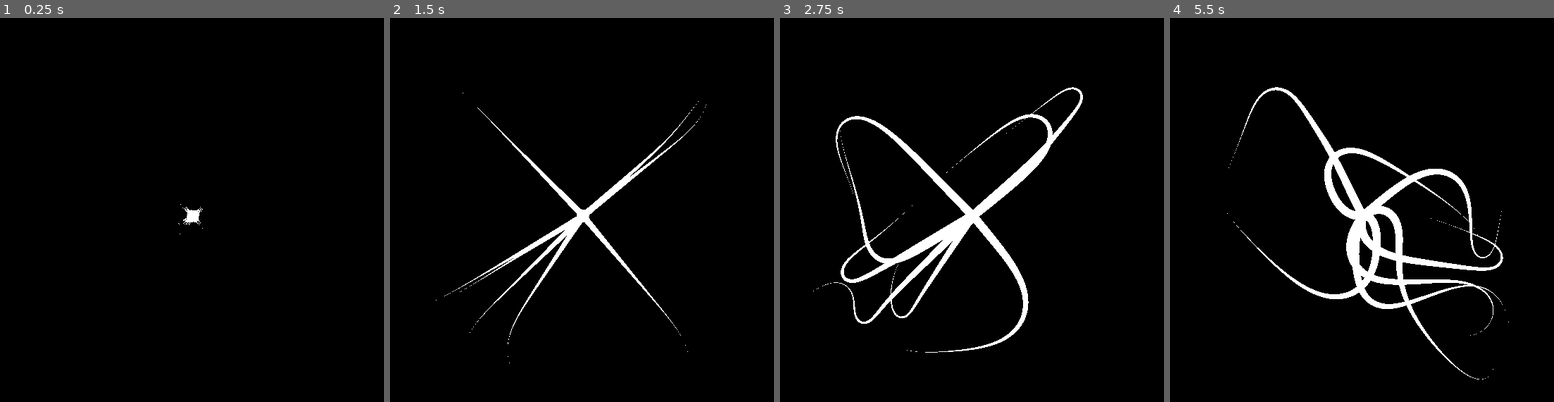
Above: before the commit, frames 1-4 (left to right).
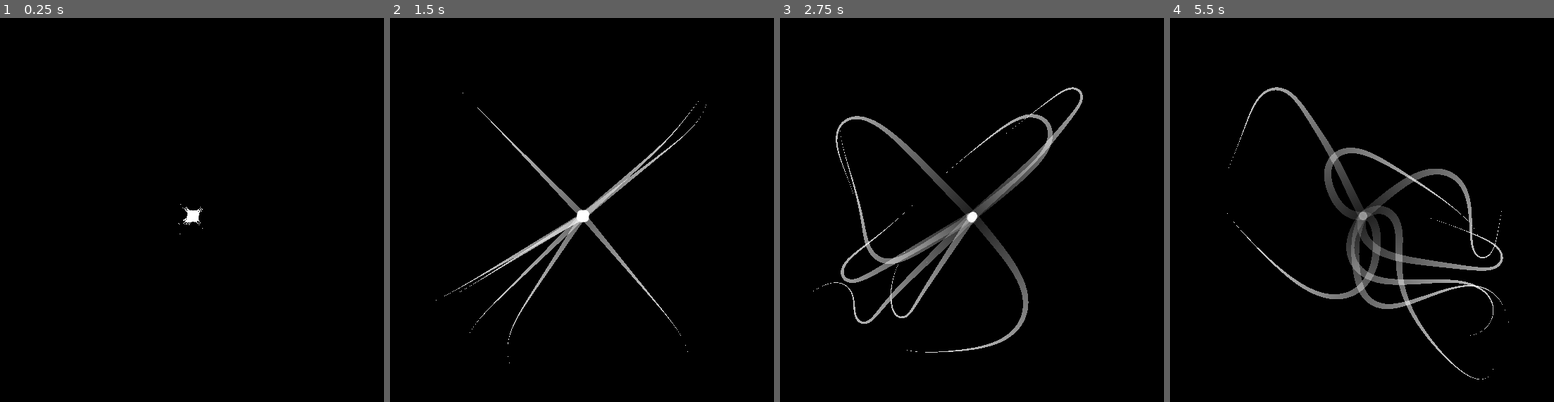
Above: after the commit, the same moments.

Repository: Totobird-Creations/Inverse-Kinematics-Experiment
Game: Godot game, scene res://main.tscn
The game is run twice, just before and just after one commit, with the same random seed, the same clock (stepped at 60 frames per second) and the same inputs.
Inputs (mouse positions are in pixels of both pictures, inside the frame that each line leads up to):
- Up to frame 1 (0.25 s): no input
- Up to frame 2 (1.5 s): move the mouse to (701, 190) at 0.52 s; click (701, 190) at 0.67 s; move the mouse to (474, 244) at 1.27 s; click (474, 244) at 1.42 s
- Up to frame 3 (2.75 s): move the mouse to (1025, 98) at 2.02 s; click (1025, 98) at 2.17 s
- Up to frame 4 (5.5 s): move the mouse to (1335, 325) at 2.77 s; click (1335, 325) at 2.92 s; move the mouse to (1527, 298) at 3.52 s; click (1527, 298) at 3.67 s; move the mouse to (1200, 133) at 4.27 s; click (1200, 133) at 4.42 s; move the mouse to (1388, 217) at 5.02 s; click (1388, 217) at 5.17 s

The runs differ from the first frame. In frame 1, less than 0.1% of the frame differs, in the area x 47-53%, y 49-54%; in frame 2, 1.9%; in frame 3, 4.4%; in frame 4, 5.2%, in the area x 17-87%, y 17-95%.

Commit message:
Tentacles have a gradient;

Diff:
--- a/nodes.tscn
+++ b/nodes.tscn
@@ -7,6 +7,9 @@
 [sub_resource type="Curve" id="Curve_mbwnc"]
 _data = [Vector2(0, 1), 0.0, 0.0, 0, 0, Vector2(1, 0), 0.0, 0.0, 0, 0]
 point_count = 2
+
+[sub_resource type="Gradient" id="Gradient_7jprj"]
+colors = PackedColorArray(1, 1, 1, 0.1, 1, 1, 1, 1)
 
 [node name="nodes" type="Node2D"]
 script = ExtResource("1_q3ets")
@@ -350,6 +353,7 @@
 unique_name_in_owner = true
 width = 16.0
 width_curve = SubResource("Curve_mbwnc")
+gradient = SubResource("Gradient_7jprj")
 joint_mode = 2
 begin_cap_mode = 2
 end_cap_mode = 2
Not shown: 1 places in nodes.tscn that only renumber resources
